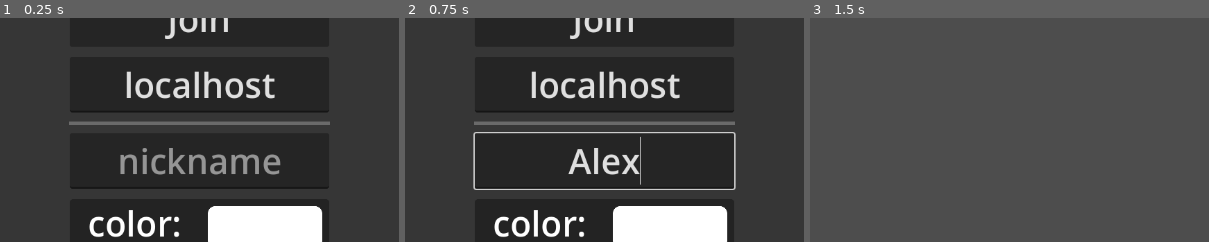
Above: before the commit, frames 1-3 (left to right).
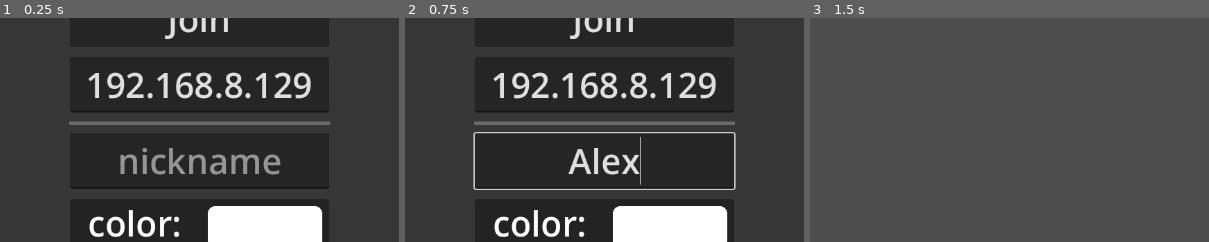
Above: after the commit, the same moments.

Repository: TechnoLukas/Godot4Multiplayer
Game: Godot game, scene res://main.tscn
Two runs of this game, one before a commit and one after it. Both use one fixed random seed, a clock stepped at 60 frames per second and the inputs below.
Inputs (mouse positions are % of the whole screen's width and height, from its top left):
- Up to frame 1 (0.25 s): no input
- Up to frame 2 (0.75 s): click (50, 65) at 0.52 s; type "Alex" at 0.6 s
- Up to frame 3 (1.5 s): click "Join" at 1.25 s
The pictures show only the part of the screen within x 25-75%, y 33-83%; the shares and areas given below are measured in that part.

The runs differ from the first frame. In frame 1, 3.3% of the frame differs, in the area x 22-78%, y 23-37%; in frame 2, 3.3%; in frame 3, nothing differs.

Commit message:
trying to use property from path in sync node

Diff:
--- a/main.tscn
+++ b/main.tscn
@@ -97,7 +97,7 @@
 layout_mode = 2
 size_flags_vertical = 3
 theme_override_font_sizes/font_size = 50
-text = "localhost"
+text = "192.168.8.129"
 placeholder_text = "enter address"
 alignment = 1
 
--- a/player.gd
+++ b/player.gd
@@ -22,8 +22,11 @@
 
 	fltwd.get_node("nick").text=Global.nickname
 	fltwd.get_node("color").color=Global.color
+	#fltwd.get_node("nick").theme.set_color()
 
-	print(mesh.mesh.material.albedo_color)
+	mesh.material.albedo_color=Global.color
+	#mesh.mesh.material.albedo_color=fltwd.get_node("color").color
+	print(mesh.material.albedo_color)
 
 	Input.mouse_mode = Input.MOUSE_MODE_CAPTURED
 	position=Vector3(randf_range(-5,5),2,randf_range(-5,5))
--- a/player.tscn
+++ b/player.tscn
@@ -1,13 +1,11 @@
 [gd_scene load_steps=14 format=3 uid="uid://cmaessyb06584"]
 
 [ext_resource type="Script" path="res://player.gd" id="1_3htem"]
-
-[sub_resource type="StandardMaterial3D" id="StandardMaterial3D_e7i3i"]
-resource_local_to_scene = true
 
 [sub_resource type="CapsuleMesh" id="CapsuleMesh_5ipbi"]
 resource_local_to_scene = true
-material = SubResource("StandardMaterial3D_e7i3i")
+
+[sub_resource type="StandardMaterial3D" id="StandardMaterial3D_7gs2w"]
 
 [sub_resource type="CapsuleShape3D" id="CapsuleShape3D_yabfh"]
 
@@ -157,6 +155,10 @@
 properties/6/spawn = true
 properties/6/sync = true
 properties/6/watch = false
+properties/7/path = NodePath("CSGMesh3D:material")
+properties/7/spawn = true
+properties/7/sync = true
+properties/7/watch = false
 
 [node name="player" type="CharacterBody3D"]
 script = ExtResource("1_3htem")
@@ -164,6 +166,7 @@
 [node name="CSGMesh3D" type="CSGMesh3D" parent="."]
 transform = Transform3D(1, 0, 0, 0, 1, 0, 0, 0, 1, 0, 1, 0)
 mesh = SubResource("CapsuleMesh_5ipbi")
+material = SubResource("StandardMaterial3D_7gs2w")
 
 [node name="CollisionShape3D" type="CollisionShape3D" parent="."]
 transform = Transform3D(1, 0, 0, 0, 1, 0, 0, 0, 1, 0, 1, 0)
Not shown, changed: GodotMultiplayer.zip
Not shown, changed: headless.pck
Not shown, added: headless2.pck
